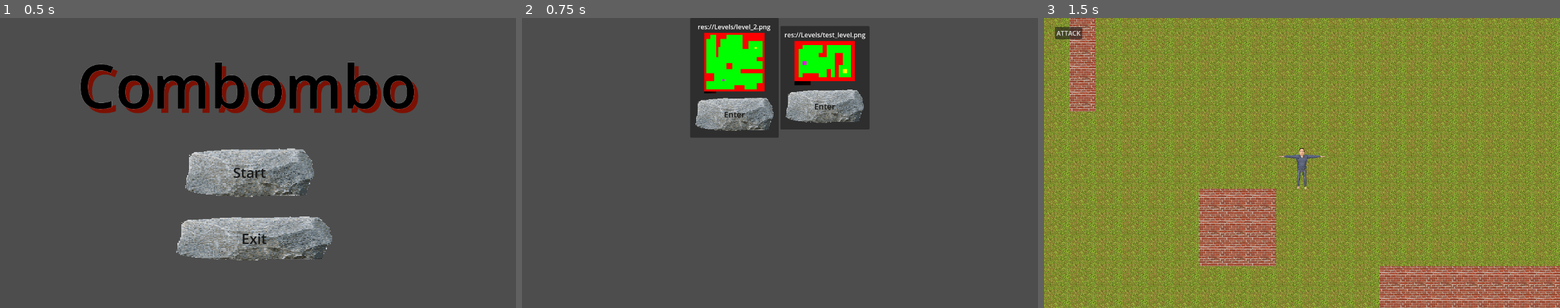
Above: before the commit, frames 1-3 (left to right).
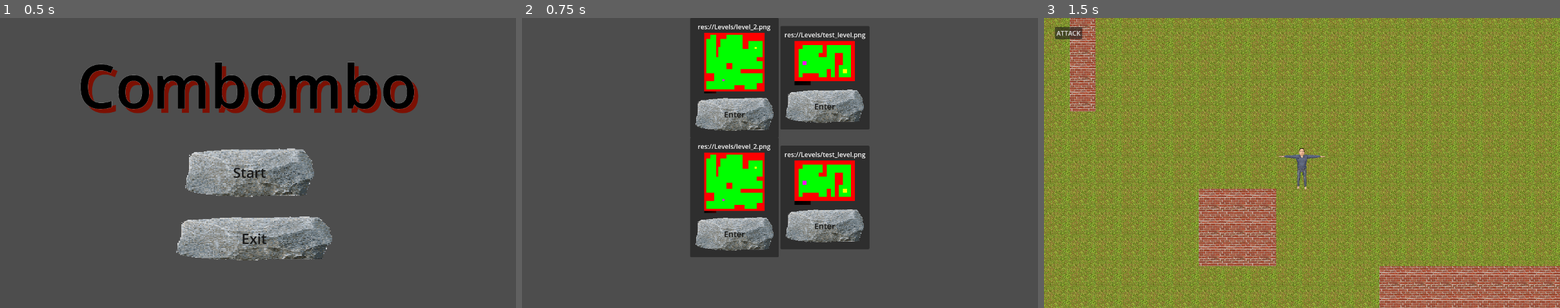
Above: after the commit, the same moments.

Repository: MaxWesterlund/Combombo
Game: Godot game, scene res://Scenes/Menus/Menu.tscn
Two runs of this game, one before a commit and one after it. Both use one fixed random seed, a clock stepped at 60 frames per second and the inputs below.
Inputs (mouse positions are in pixels of both pictures, inside the frame that each line leads up to):
- Up to frame 1 (0.5 s): no input
- Up to frame 2 (0.75 s): click (769, 171) at 0.5 s
- Up to frame 3 (1.5 s): click (1255, 113) at 1.27 s

Frame 1 is identical in both runs. In frame 2, 13% of the frame differs, in the area x 32-68%, y 41-83%; in frame 3, nothing differs.

Commit message:
load levels when exported (in need of some regex)

Diff:
--- a/Scenes/Menus/level_panel.gd
+++ b/Scenes/Menus/level_panel.gd
@@ -1,13 +1,14 @@
 extends PanelContainer
 
-@export var level_path = ""
+var level_image: Image
 
 var game_scene = preload("res://Scenes/main.tscn")
 
-func display_level():
-	get_node("MarginContainer/CenterContainer/GridContainer/Label").text = level_path
-	get_node("MarginContainer/CenterContainer/GridContainer/TextureRect").texture = load(level_path)
+func display_level(image: Image, name: String):
+	level_image = image
+	get_node("MarginContainer/CenterContainer/GridContainer/Label").text = name
+	get_node("MarginContainer/CenterContainer/GridContainer/TextureRect").texture = ImageTexture.create_from_image(level_image)
 
 func _on_button_pressed():
-	Globals.map_path = level_path
+	Globals.level_image = level_image
 	get_tree().change_scene_to_packed(game_scene)
--- a/Scenes/Menus/level_select.gd
+++ b/Scenes/Menus/level_select.gd
@@ -3,6 +3,9 @@
 var level_panel = preload("res://Scenes/Menus/level_panel.tscn")
 
 func _ready():
+	add_built_in_levels()
+
+func add_built_in_levels():
 	var dir = DirAccess.open("res://Levels/")
 	if dir:
 		var format_exp = RegEx.new()
@@ -11,9 +14,17 @@
 		dir.list_dir_begin()
 		var file_name = dir.get_next()
 		while file_name != "":
-			if format_exp.search(file_name).get_string() == ".png":
-				var instance = level_panel.instantiate()
-				get_node("ScrollContainer/CenterContainer/GridContainer").add_child(instance)
-				instance.level_path = "res://Levels/" + file_name
-				instance.display_level()
+			var search = format_exp.search(file_name).get_string()
+			if search == ".png":
+				add_level("res://Levels/" + file_name)
+			elif search == ".import":
+				add_level("res://Levels/" + file_name.replace(".import", ""))
 			file_name = dir.get_next()
+
+func add_level(path: String):
+	var image = load(path)
+	if image == null:
+		return
+	var instance = level_panel.instantiate()
+	instance.display_level(image, path)
+	get_node("ScrollContainer/CenterContainer/GridContainer").add_child(instance)
--- a/Scenes/map_generator.gd
+++ b/Scenes/map_generator.gd
@@ -17,8 +17,7 @@
 }
 
 func _ready():
-	var image = Image.new()
-	image.load(Globals.map_path)
+	var image = Globals.level_image
 
 	var start_position = spawn_tiles(image)
 	get_node("/root/Main/Player").position = start_position
--- a/Scripts/globals.gd
+++ b/Scripts/globals.gd
@@ -2,4 +2,4 @@
 
 var player_position: Vector2
 var number_of_bombs = 0
-var map_path = ""
+var level_image: Image
Not shown, changed: Levels/level_2.png.import
Not shown, changed: Levels/test_level.png.import
